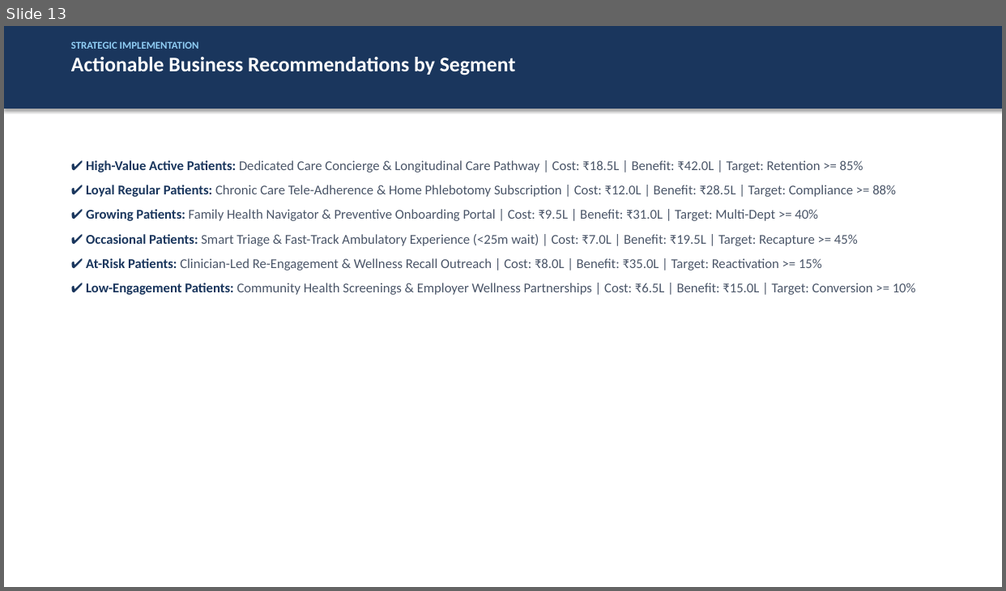
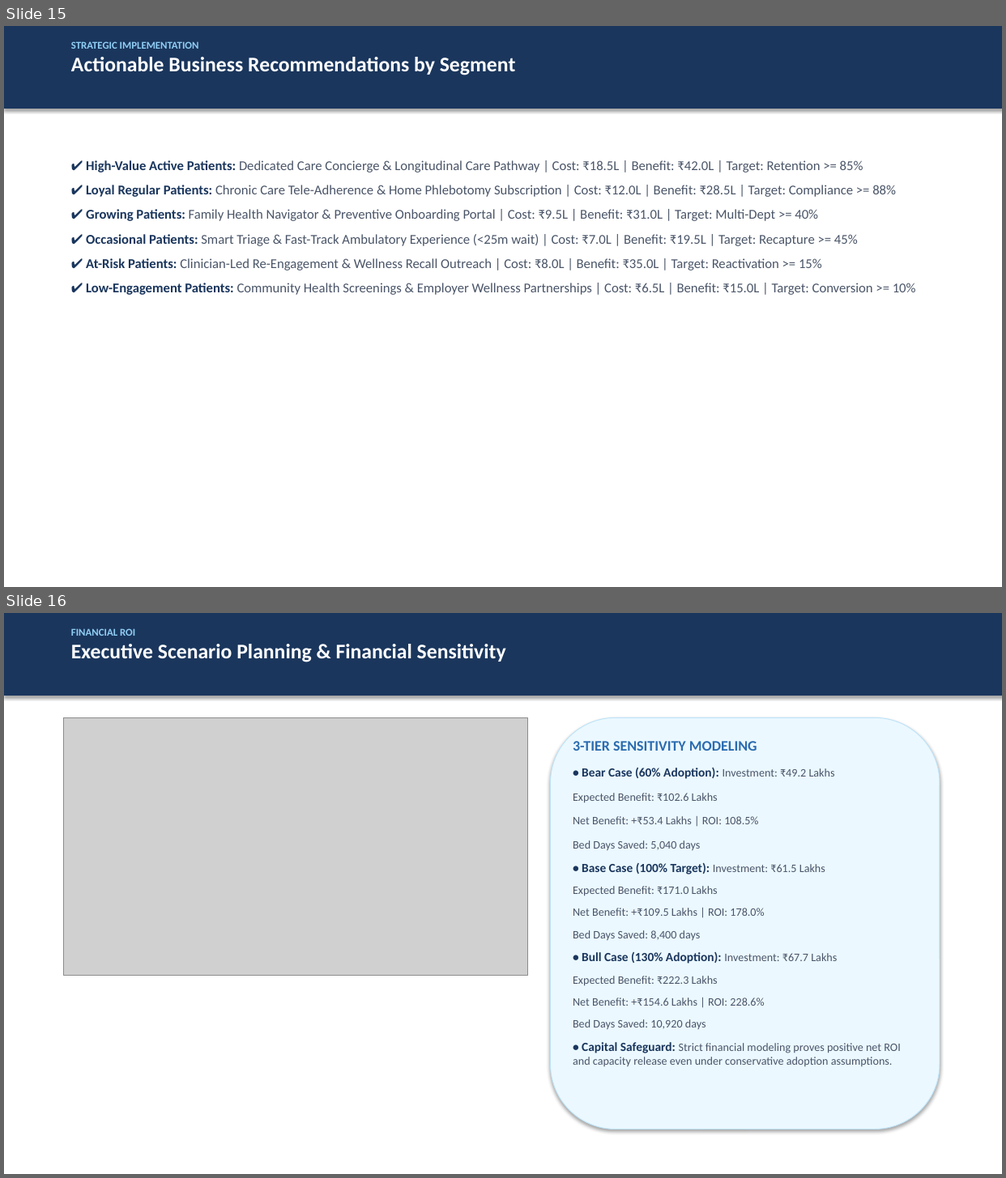
Before and after one commit to Naresh63-hub/Hospiq, a slide deck: HospitalIQ_Business_Presentation.pptx. Shown one above the other, each under a label of ours: slide 13 before the commit, slides 15 and 16 after it. The pictures are 1006x591 and 1006x1178 pixels, drawn with LibreOffice and Linux fonts; fonts in the diff are those of the drawing; grey boxes stand for pictures. Boxes give left, top, right and bottom in pixels: in the first picture for what was removed or moved away, otherwise in the second. Text is boxed around its words. In the diff, an @@ line names an element or a change of style, - is before the commit and + after.

Commit message:
feat(deliverables): update executive PPTX to 17 slides, embed feature importance in DOCX, and sync README

```diff
--- a/HospitalIQ_Business_Presentation.pptx
+++ b/HospitalIQ_Business_Presentation.pptx
@@ slide 16 added at [4,613,1002,1174], background #FFFFFF @@
@@ rectangle added at [4,613,1002,696], fill #1A365D, outline #1A365D 0.75 pt @@
@@ text added at [71,628,506,662], 20 pt, text #FFFFFF, bold @@
+FINANCIAL ROI
+Executive Scenario Planning & Financial Sensitivity
@@ picture added at [64,717,528,975] @@
@@ rounded rectangle added at [551,717,940,1130], fill #EBF8FF, outline #BEE3F8 0.75 pt @@
@@ text added at [573,741,900,1067], 11 pt, text #4A5568 @@
+3-TIER SENSITIVITY MODELING
+• Bear Case (60% Adoption): Investment: ₹49.2 Lakhs
+Expected Benefit: ₹102.6 Lakhs
+Net Benefit: +₹53.4 Lakhs | ROI: 108.5%
+Bed Days Saved: 5,040 days
+• Base Case (100% Target): Investment: ₹61.5 Lakhs
+Expected Benefit: ₹171.0 Lakhs
+Net Benefit: +₹109.5 Lakhs | ROI: 178.0%
+Bed Days Saved: 8,400 days
+• Bull Case (130% Adoption): Investment: ₹67.7 Lakhs
+Expected Benefit: ₹222.3 Lakhs
+Net Benefit: +₹154.6 Lakhs | ROI: 228.6%
+Bed Days Saved: 10,920 days
+• Capital Safeguard: Strict financial modeling proves positive net ROI and capacity release even under conservative adoption assumptions.
@@ what was slide 13 is now slide 15 @@
```
Also in this commit, not shown: 1 slide changed, 2 other slides added, 8 other files.
